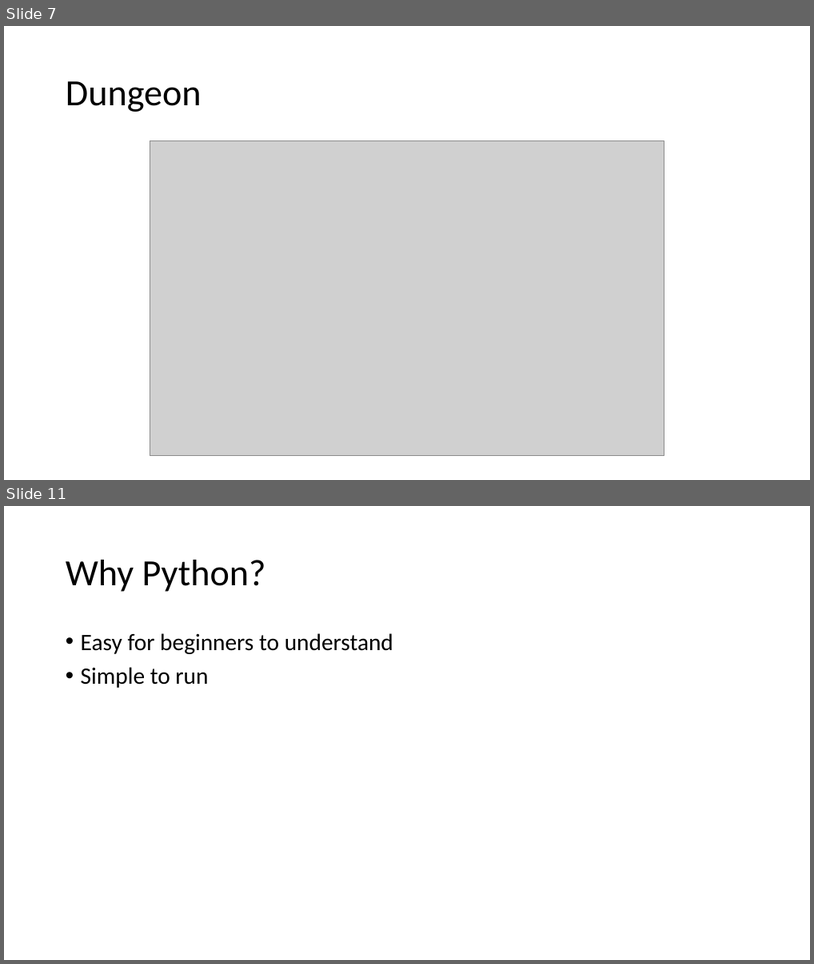
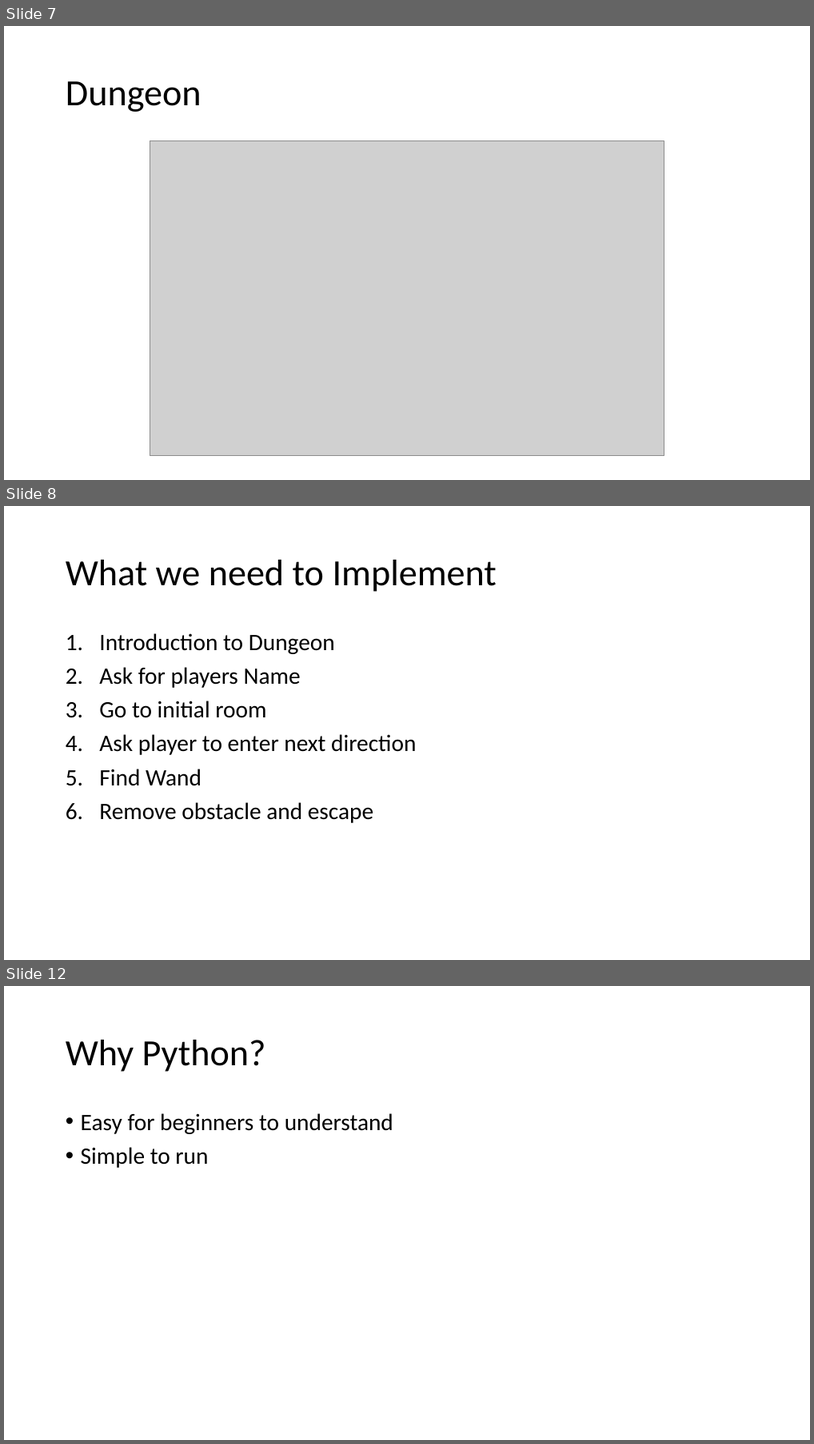
Before and after one commit to edvalin/story, a slide deck: Team Day Learning.pptx. Shown one above the other, each under a label of ours: slides 7 and 11 before the commit, slides 7, 8 and 12 after it; the slides between them are not shown. The pictures are 814x964 and 814x1444 pixels, drawn with LibreOffice and Linux fonts; fonts in the diff are those of the drawing; grey boxes stand for pictures. Boxes give left, top, right and bottom in pixels: in the first picture for what was removed or moved away, otherwise in the second. Text is boxed around its words. In the diff, an @@ line names an element or a change of style, - is before the commit and + after.

```diff
--- a/Team Day Learning.pptx
+++ b/Team Day Learning.pptx
@@ slide 8 added at bbox=[4, 506, 810, 960], background #FFFFFF @@
@@ title added at bbox=[66, 560, 497, 592], 44 pt, text #000000 @@
+What we need to Implement
@@ text added at bbox=[99, 633, 416, 823], 28 pt, text #000000 @@
+1. Introduction to Dungeon
+2. Ask for players Name
+3. Go to initial room
+4. Ask player to enter next direction
+5. Find Wand
+6. Remove obstacle and escape
@@ what was slide 11 is now slide 12 @@
```
Also in this commit, not shown: 3 slides changed, 8 other slides added, 3 slides removed, 7 other files.
